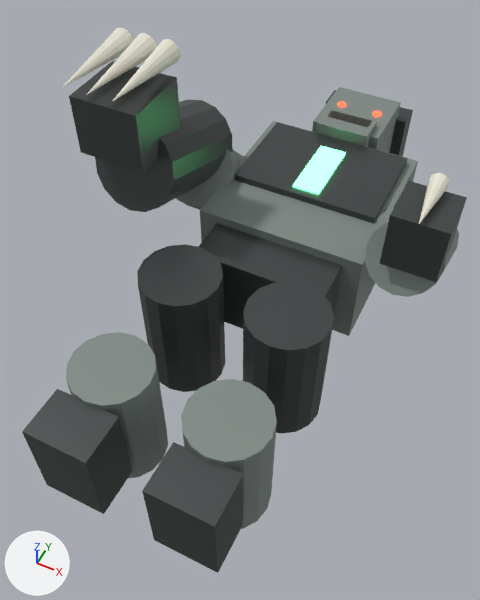
Before and after pictures for a commit that changed the glTF model assets/3d/zombies/zombie_boss.glb.
Before and after are seen from a 50 mm lens placed at (0.75, -0.66, 2.05), pointed at (-0.05, 0.94, 0.05). Arrows for +X, +Y and +Z are at lower left; the lights stay in place. The first picture is the older version. Vertices at exactly the same position are counted once.

In view in the first picture: 'Zombie_Boss'.
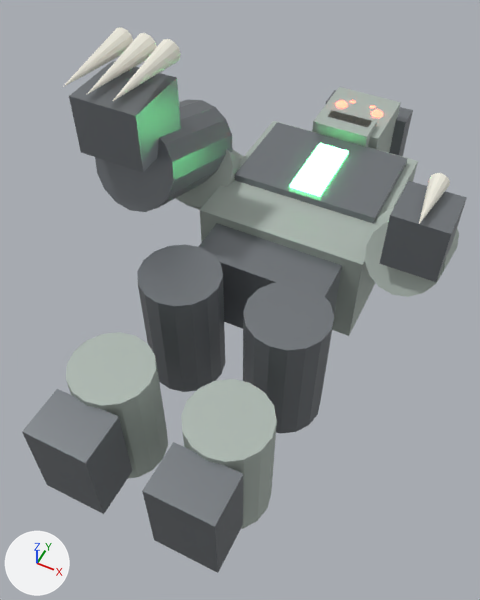
Location of each change, (x1, y1, x2, y2) in pixels of the pictures (480 x 600 px; the box of a moved part takes in the faces that stretch with it):
'Zombie_Boss', recoloured, surface changed, reshaped (lighter): (22, 27, 467, 573) in both
part 1 of me_cube, moved or reshaped: before (293, 101, 382, 195); after (290, 100, 383, 197)

What the commit changed:
Material 'Mat_BossFlesh' (mat_mat_bossflesh) changes colour from grey #818b86 to grey #adb8b1; in linear values from (0.22, 0.26, 0.24) to (0.42, 0.48, 0.44).
Material 'Mat_BossArmorCarapace' (mat_mat_bossarmorcarapace) changes colour from dark grey #505555 to grey #868b90; in linear values from (0.08, 0.09, 0.09) to (0.24, 0.26, 0.28).
In material 'Mat_BossToxicVeins' (mat_mat_bosstoxicveins), emission_strength goes from 4.41 to 7.0.
me_cube has 1327 vertices, 2474 faces and spans x -0.75..0.66, y -2.1..0.26, z -0.53..0.8.
me_cube is used by ob_zombie_boss; location (0.0, 2.1, 0.1).
me_cube part 1: 600 of 1327 vertices moved; they spanned x -0.29..0.29, y -0.64..0.09, z 0.1..0.19 and now span x -0.3..0.3, y -0.65..0.09, z 0.09..0.19; mean shift (0.0, 0.0, 0.0); largest move (-0.09, 0.02, 0.18) -> (-0.09, 0.01, 0.13).
